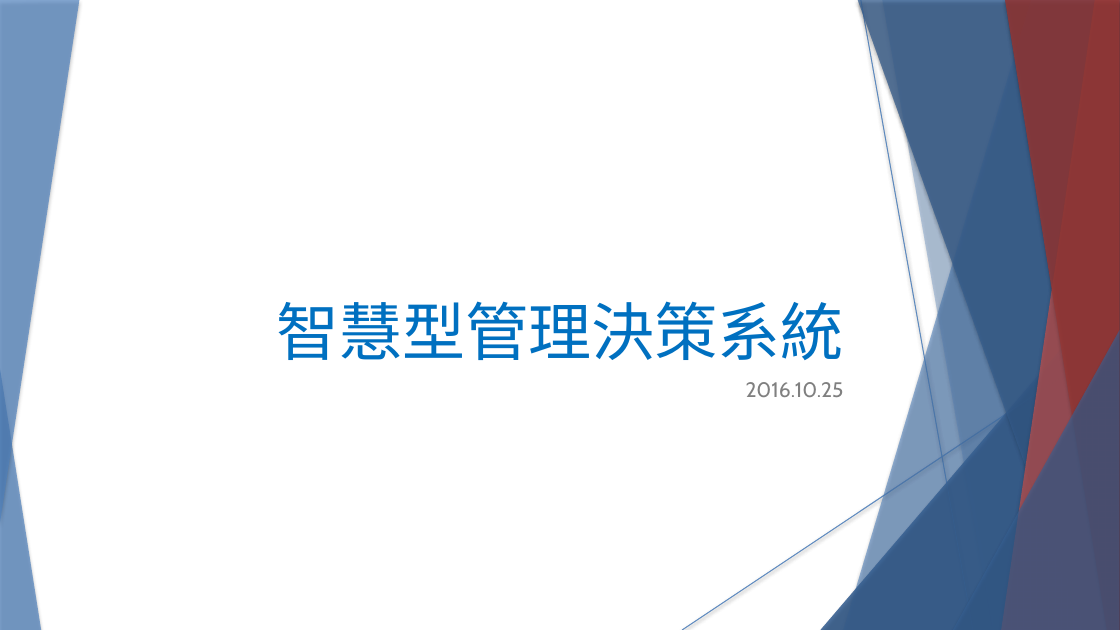
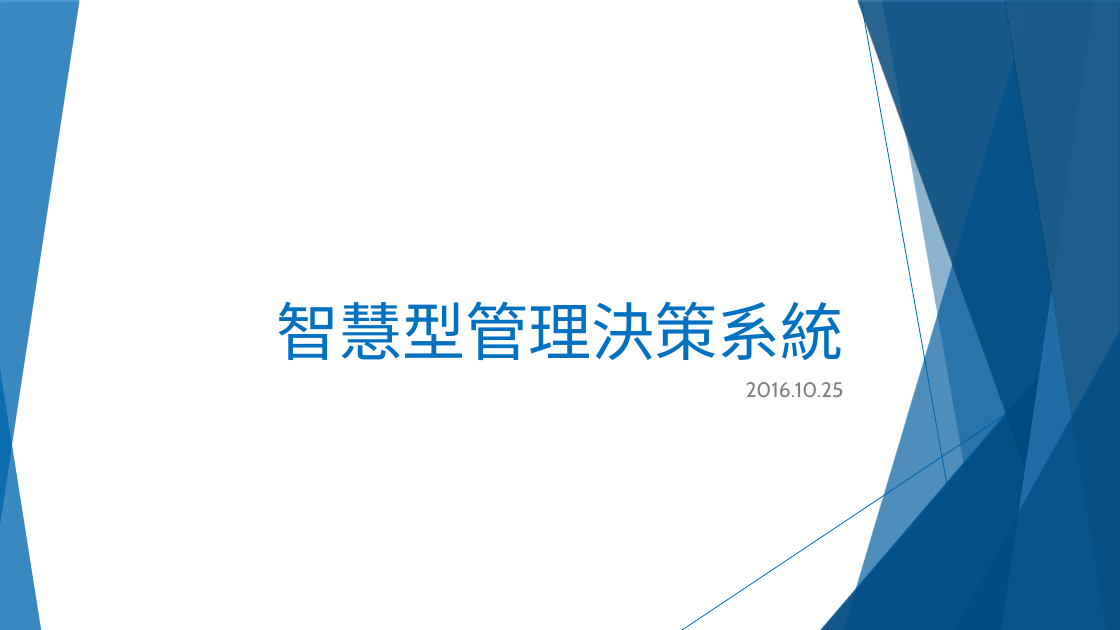
Before and after one commit to SitiBanc/1061_NCTU_IOMDS, a slide deck: slide 1 of 1025/Course Material/20171025.pptx. Drawn at 1120x630 pixels with LibreOffice and Linux fonts; fonts in the diff are those of the drawing. Boxes give left, top, right and bottom in pixels: in the first picture for what was removed or moved away, otherwise in the second. Text is boxed around its words. In the diff, an @@ line names an element or a change of style, - is before the commit and + after.

Commit message:
Update slides

```diff
--- a/1025/Course Material/20171025.pptx
+++ b/1025/Course Material/20171025.pptx
@@ freeform shape at [0, 0, 79, 523]: fill #4F81BD at 70% opacity to #0070C0 at 70% opacity; shadow changed @@
@@ freeform shape at [844, 0, 1120, 630]: fill #4F81BD at 36% opacity to #0070C0 at 36% opacity; shadow changed @@
@@ freeform shape at [844, 0, 1120, 630]: fill #4F81BD at 36% opacity to #0070C0 at 36% opacity; shadow changed @@
@@ freeform shape at [858, 0, 1120, 630]: fill #376092 at 50% opacity to #005490 at 50% opacity; shadow changed @@
@@ freeform shape at [858, 0, 1120, 630]: fill #376092 at 50% opacity to #005490 at 50% opacity; shadow changed @@
@@ line (861, 0) - (973, 630): stroke #4F81BD 0.74 pt to #0070C0 0.74 pt @@
@@ line removed from (861, 0) to (973, 630) @@
@@ freeform shape at [882, 0, 1120, 630]: fill #4F81BD at 20% opacity to #0070C0 at 20% opacity; shadow changed @@
@@ freeform shape at [882, 0, 1120, 630]: fill #4F81BD at 20% opacity to #0070C0 at 20% opacity; shadow changed @@
@@ freeform shape at [1002, 0, 1120, 630]: fill #C0504D at 70% opacity to #2E83C3 at 70% opacity; shadow changed @@
@@ freeform shape at [1002, 0, 1120, 630]: fill #C0504D at 70% opacity to #2E83C3 at 70% opacity; shadow changed @@
@@ freeform shape at [1005, 0, 1120, 630]: fill #953735 at 80% opacity to #226292 at 80% opacity; shadow changed @@
@@ freeform shape at [1005, 0, 1120, 630]: fill #953735 at 80% opacity to #226292 at 80% opacity; shadow changed @@
@@ line (1120, 339) - (682, 630): stroke #4F81BD 0.74 pt to #0070C0 0.74 pt @@
@@ line removed from (1120, 339) to (682, 630) @@
@@ fill #376092 at 66% opacity to #005490 at 66% opacity; shadow changed in 4 elements at [821, 280, 1120, 630], [953, 330, 1120, 630], [821, 280, 1120, 630], [953, 330, 1120, 630] @@
@@ triangle at [0, 369, 41, 630]: fill #4F81BD at 70% opacity to #0070C0 at 70% opacity; shadow changed @@
```
Also in this commit, not shown: 8 other slides changed.
